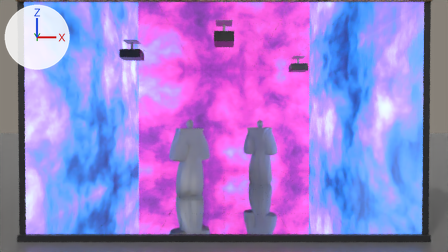
Two versions of the Blender file Futura_Network/Cubo_3D/cubo_immersivo_senza_porta.blend, one commit apart.
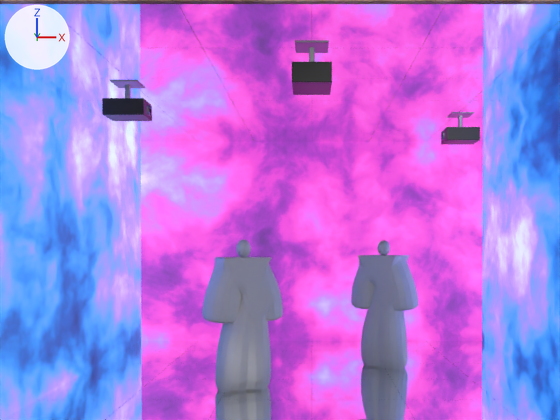
Each version appears first from the file's camera 'Camera_ingresso', and next in a close-up on the part from 15% to 78% of the width and 0% to 83% of the height. The axes (+X, +Y, +Z) are drawn at upper left. The lights are the same throughout. The last two pictures show the newer version.

Objects in the first close-up: 'Persona_riferimento_1', 'Persona_riferimento_2', 'Proiettore_parete_destra', 'Proiettore_parete_destra_ottica', 'Proiettore_parete_destra_staffa_asta', 'Proiettore_parete_destra_staffa_piastra', 'Proiettore_parete_fondo', 'Proiettore_parete_fondo_staffa_asta', 'Proiettore_parete_fondo_staffa_piastra', 'Proiettore_parete_sinistra', 'Proiettore_parete_sinistra_staffa_asta', 'Proiettore_parete_sinistra_staffa_piastra', 'Proiezione_parete_destra', 'Proiezione_parete_fondo', 'Proiezione_parete_sinistra', 'Specchio_soffitto_1_0', 'Specchio_soffitto_1_1', 'Specchio_soffitto_2_0', 'Specchio_soffitto_2_1', 'Specchio_soffitto_3_0', 'Specchio_soffitto_4_0', 'Tetto_pannello_legno' and 63 more.
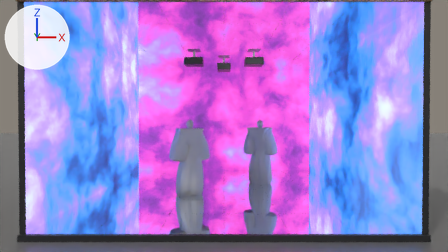
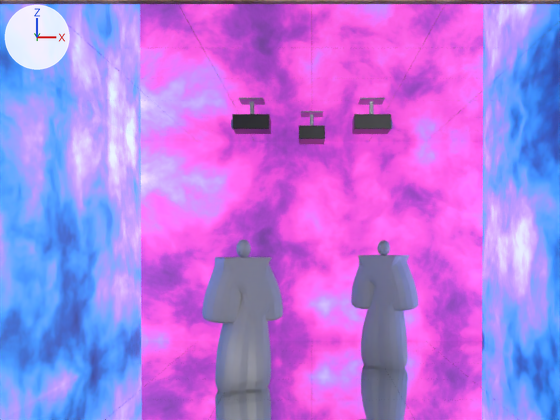
Edits to the scene script, one JSON object a line:
```json
{"op": "set", "path": "ob_proiettore_parete_sinistra.location", "old": "(2.06, 0.8, 3.2)", "new": "(-0.74, 0.0, 3.2)"}
{"op": "set", "path": "ob_proiettore_parete_sinistra_staffa_asta.location", "old": "(2.06, 0.8, 3.4)", "new": "(-0.74, 0.0, 3.4)"}
{"op": "set", "path": "ob_proiettore_parete_sinistra_staffa_piastra.location", "old": "(2.06, 0.8, 3.49)", "new": "(-0.74, 0.0, 3.49)"}
{"op": "set", "path": "ob_proiettore_parete_destra.location", "old": "(-2.06, -0.8, 3.2)", "new": "(0.74, 0.0, 3.2)"}
{"op": "set", "path": "ob_proiettore_parete_destra_ottica.location", "old": "(-1.83, -0.8, 3.2)", "new": "(0.97, 0.0, 3.2)"}
{"op": "set", "path": "ob_proiettore_parete_destra_staffa_asta.location", "old": "(-2.06, -0.8, 3.4)", "new": "(0.74, 0.0, 3.4)"}
{"op": "set", "path": "ob_proiettore_parete_destra_staffa_piastra.location", "old": "(-2.06, -0.8, 3.49)", "new": "(0.74, 0.0, 3.49)"}
{"op": "set", "path": "ob_proiettore_parete_fondo.location", "old": "(0.0, -2.06, 3.2)", "new": "(0.0, 0.74, 3.2)"}
{"op": "set", "path": "ob_proiettore_parete_fondo_staffa_asta.location", "old": "(0.0, -2.06, 3.4)", "new": "(0.0, 0.74, 3.4)"}
{"op": "set", "path": "ob_proiettore_parete_fondo_staffa_piastra.location", "old": "(0.0, -2.06, 3.49)", "new": "(0.0, 0.74, 3.49)"}
```

What differs and where, as boxes [x1, y1, x2, y2] in the close-ups (560 x 420 px):
```json
{"object": "Proiettore_parete_fondo", "change": "moved", "before": [292, 62, 332, 95], "after": [299, 125, 325, 144]}
{"object": "Proiettore_parete_destra", "change": "moved", "before": [102, 98, 152, 121], "after": [352, 114, 391, 134]}
{"object": "Proiettore_parete_sinistra", "change": "moved", "before": [441, 127, 480, 144], "after": [232, 114, 271, 134]}
{"object": "Proiettore_parete_fondo_staffa_piastra", "change": "moved", "before": [295, 40, 329, 53], "after": [301, 111, 323, 117]}
{"object": "Proiettore_parete_destra_staffa_piastra", "change": "moved", "before": [110, 79, 145, 88], "after": [358, 98, 385, 105]}
{"object": "Proiettore_parete_sinistra_staffa_piastra", "change": "moved", "before": [447, 112, 474, 118], "after": [239, 98, 265, 105]}
{"object": "Proiettore_parete_destra_staffa_asta", "change": "moved", "before": [125, 84, 131, 98], "after": [369, 101, 374, 114]}
{"object": "Proiettore_parete_sinistra_staffa_asta", "change": "moved", "before": [458, 115, 462, 127], "after": [250, 101, 254, 114]}
{"object": "Proiettore_parete_destra_ottica", "change": "moved", "before": [147, 104, 152, 116], "on screen": "not visible afterwards"}
```
